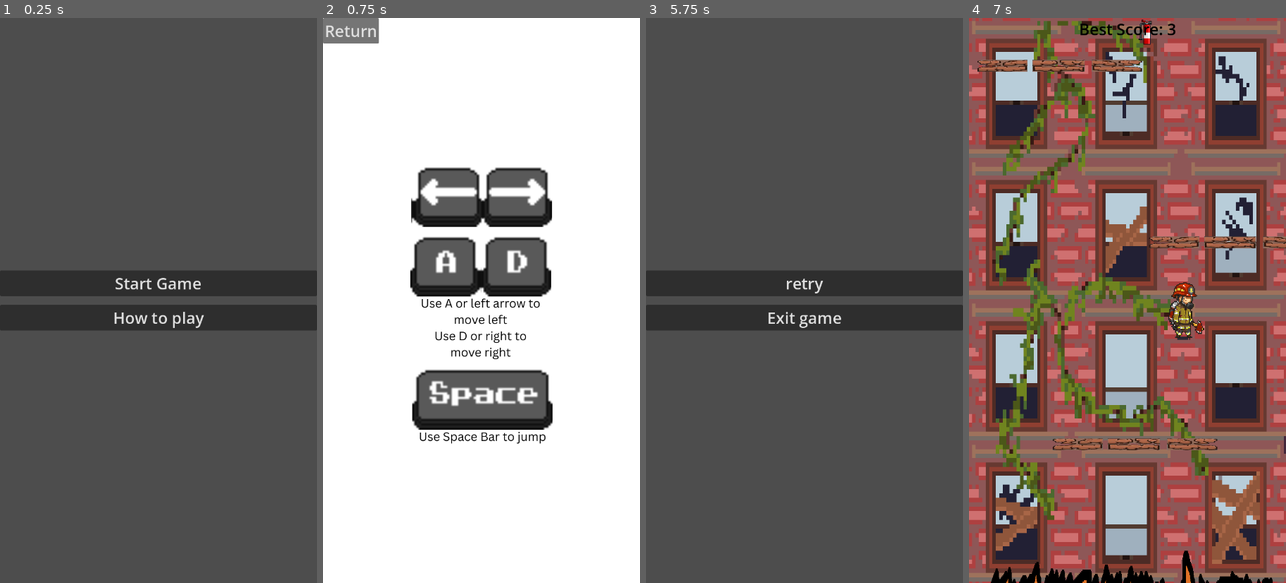
Above: before the commit, frames 1-4 (left to right).
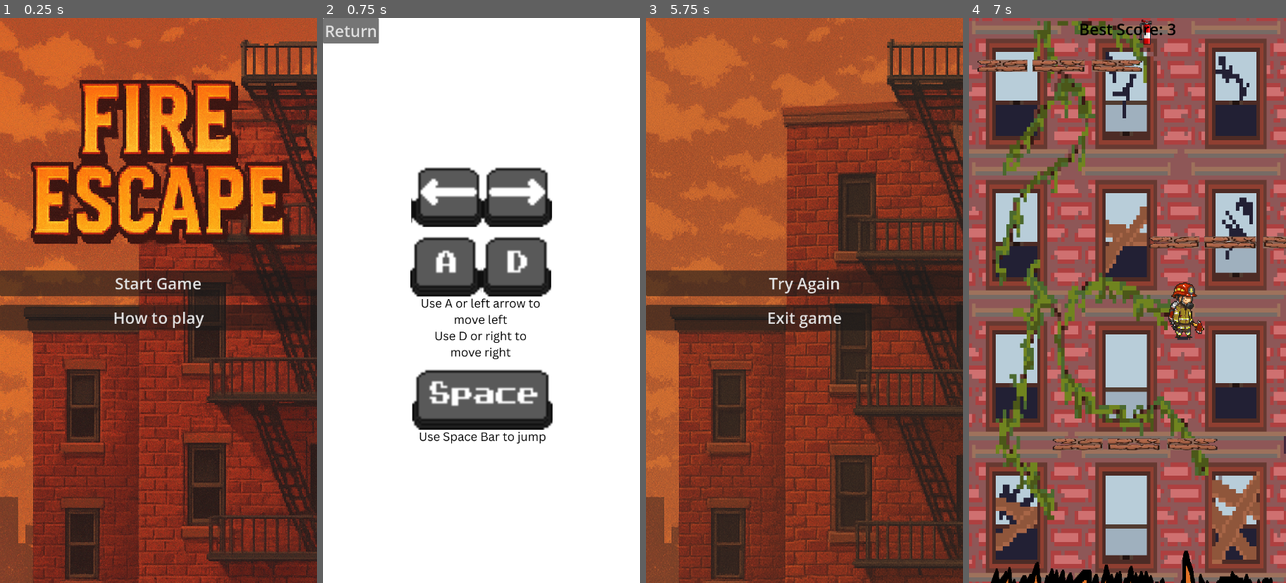
Above: after the commit, the same moments.

Repository: Saul-Caban-UPRM/cgs-gamejam-2025-fall-1
Game: Godot game, scene res://scenes/menu_manager.tscn
The game is run twice, just before and just after one commit, with the same random seed, the same clock (stepped at 60 frames per second) and the same inputs.
Inputs:
- Up to frame 1 (0.25 s): no input
- Up to frame 2 (0.75 s): click "How to play" at 0.5 s
- Up to frame 3 (5.75 s): click "Return" at 1.25 s; click "Start Game" at 2 s; hold D (Walk_right) 2.78-4.28 s; tap Space (Jump) at 3.02, 3.77, 5.27 s; hold A (Walk_left) 4.28-5.03 s; hold D (Walk_right) from 5.03 s (still down)
- Up to frame 4 (7 s): release D (Walk_right) at 5.75 s; click "retry" (after the commit: "Try Again") at 5.75 s; hold D (Walk_right) from 6.53 s (still down); tap Space (Jump) at 6.77 s

The runs differ from the first frame. In frame 1, 94% of the frame differs, in the area x 0-100%, y 0-100%; in frame 2, nothing differs; in frame 3, 94%; in frame 4, nothing differs.

Commit message:
Add exit menu and background assets; update scene references

Diff:
--- a/scenes/main.tscn
+++ b/scenes/main.tscn
@@ -71,11 +71,9 @@
 motion_mirroring = Vector2(0, 1280)
 
 [node name="BackGroundImage" type="Sprite2D" parent="DynamicBackGorund/DynamicBackGroundLayer"]
-
 position = Vector2(361, 640)
 scale = Vector2(7.78495, 10)
 texture = ExtResource("9_choun")
-
 
 [node name="EscapeTheFire" type="AudioStreamPlayer" parent="." groups=["Sounds"]]
 stream = ExtResource("8_tipki")
--- a/scenes/menu_manager.tscn
+++ b/scenes/menu_manager.tscn
@@ -1,8 +1,10 @@
-[gd_scene load_steps=4 format=3 uid="uid://cuu11u4sqio8e"]
+[gd_scene load_steps=6 format=3 uid="uid://cuu11u4sqio8e"]
 
 [ext_resource type="Script" uid="uid://28nuocvdave4" path="res://scripts/menu_manager.gd" id="1_q1bkd"]
 [ext_resource type="Texture2D" uid="uid://b7mdb2jyo5s3t" path="res://assets/Use A or left arrow to move left Use D or right to move right.png" id="2_bh0x8"]
+[ext_resource type="Texture2D" uid="uid://ck10adi51h18i" path="res://assets/Exit menu.png" id="2_m2if8"]
 [ext_resource type="AudioStream" uid="uid://yw6y0sbt2v2k" path="res://Sounds/MenuMusic.mp3" id="2_wbwtb"]
+[ext_resource type="Texture2D" uid="uid://bamgc0553gwvn" path="res://assets/Menu Background.png" id="3_rducx"]
 
 [node name="MenuManager" type="CanvasLayer"]
 follow_viewport_enabled = true
@@ -17,24 +19,31 @@
 grow_horizontal = 2
 grow_vertical = 2
 
-[node name="VBoxContainer" type="VBoxContainer" parent="RetryMenu"]
+[node name="TextureRect" type="TextureRect" parent="RetryMenu"]
+layout_mode = 0
+offset_right = 720.0
+offset_bottom = 1280.0
+texture = ExtResource("2_m2if8")
+expand_mode = 4
+
+[node name="VBoxContainer" type="VBoxContainer" parent="RetryMenu/TextureRect"]
 layout_mode = 1
 anchors_preset = 14
 anchor_top = 0.5
 anchor_right = 1.0
 anchor_bottom = 0.5
-offset_top = -41.0
-offset_bottom = 41.0
+offset_top = -68.0
+offset_bottom = 68.0
 grow_horizontal = 2
 grow_vertical = 2
 theme_override_constants/separation = 20
 
-[node name="retry" type="Button" parent="RetryMenu/VBoxContainer"]
+[node name="retry" type="Button" parent="RetryMenu/TextureRect/VBoxContainer"]
 layout_mode = 2
 theme_override_font_sizes/font_size = 36
-text = "retry"
+text = "Try Again"
 
-[node name="Exit Game" type="Button" parent="RetryMenu/VBoxContainer"]
+[node name="Exit Game" type="Button" parent="RetryMenu/TextureRect/VBoxContainer"]
 layout_mode = 2
 theme_override_font_sizes/font_size = 36
 text = "Exit game
@@ -49,24 +58,31 @@
 grow_horizontal = 2
 grow_vertical = 2
 
-[node name="VBoxContainer" type="VBoxContainer" parent="StartingMenu"]
+[node name="TextureRect" type="TextureRect" parent="StartingMenu"]
+layout_mode = 2
+offset_right = 720.0
+offset_bottom = 1280.0
+texture = ExtResource("3_rducx")
+expand_mode = 4
+
+[node name="VBoxContainer" type="VBoxContainer" parent="StartingMenu/TextureRect"]
 layout_mode = 1
 anchors_preset = 14
 anchor_top = 0.5
 anchor_right = 1.0
 anchor_bottom = 0.5
-offset_top = -33.0
-offset_bottom = 33.0
+offset_top = -68.0
+offset_bottom = 68.0
 grow_horizontal = 2
 grow_vertical = 2
 theme_override_constants/separation = 20
 
-[node name="StartGame" type="Button" parent="StartingMenu/VBoxContainer"]
+[node name="StartGame" type="Button" parent="StartingMenu/TextureRect/VBoxContainer"]
 layout_mode = 2
 theme_override_font_sizes/font_size = 36
 text = "Start Game"
 
-[node name="HowToPlay" type="Button" parent="StartingMenu/VBoxContainer"]
+[node name="HowToPlay" type="Button" parent="StartingMenu/TextureRect/VBoxContainer"]
 layout_mode = 2
 theme_override_font_sizes/font_size = 36
 text = "How to play"
@@ -97,8 +113,8 @@
 text = "Return
 "
 
-[connection signal="pressed" from="RetryMenu/VBoxContainer/retry" to="." method="_on_retry_pressed"]
-[connection signal="pressed" from="RetryMenu/VBoxContainer/Exit Game" to="." method="_on_exit_game_pressed"]
-[connection signal="pressed" from="StartingMenu/VBoxContainer/StartGame" to="." method="_on_start_game_pressed"]
-[connection signal="pressed" from="StartingMenu/VBoxContainer/HowToPlay" to="." method="_on_how_to_play_pressed"]
+[connection signal="pressed" from="RetryMenu/TextureRect/VBoxContainer/retry" to="." method="_on_retry_pressed"]
+[connection signal="pressed" from="RetryMenu/TextureRect/VBoxContainer/Exit Game" to="." method="_on_exit_game_pressed"]
+[connection signal="pressed" from="StartingMenu/TextureRect/VBoxContainer/StartGame" to="." method="_on_start_game_pressed"]
+[connection signal="pressed" from="StartingMenu/TextureRect/VBoxContainer/HowToPlay" to="." method="_on_how_to_play_pressed"]
 [connection signal="pressed" from="HowToPlay/Return" to="." method="_on_return_pressed"]
Binary file added: assets/Exit menu.png
Not shown, added: assets/Exit menu.png.import
Binary file added: assets/Menu Background.png
Not shown, added: assets/Menu Background.png.import
